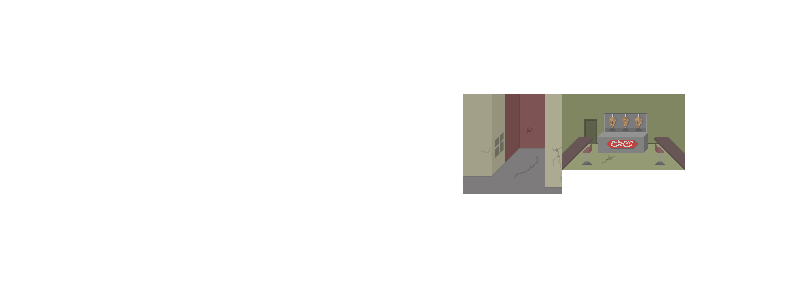
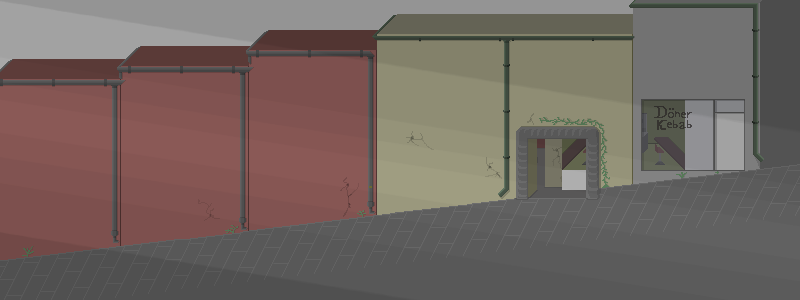
Two versions of the same layered image (800x300). Layer-by-layer changes:
showed "garibaldi_lights_layer" over <box>0,0,800,300</box>
showed "garibaldi_background" over <box>0,0,800,300</box>
